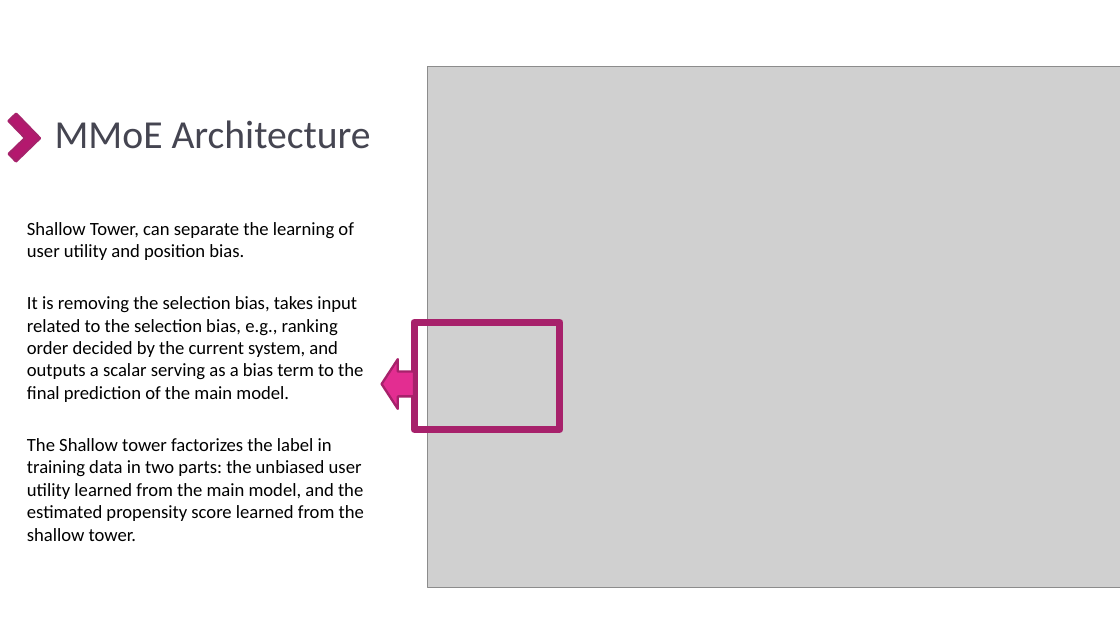
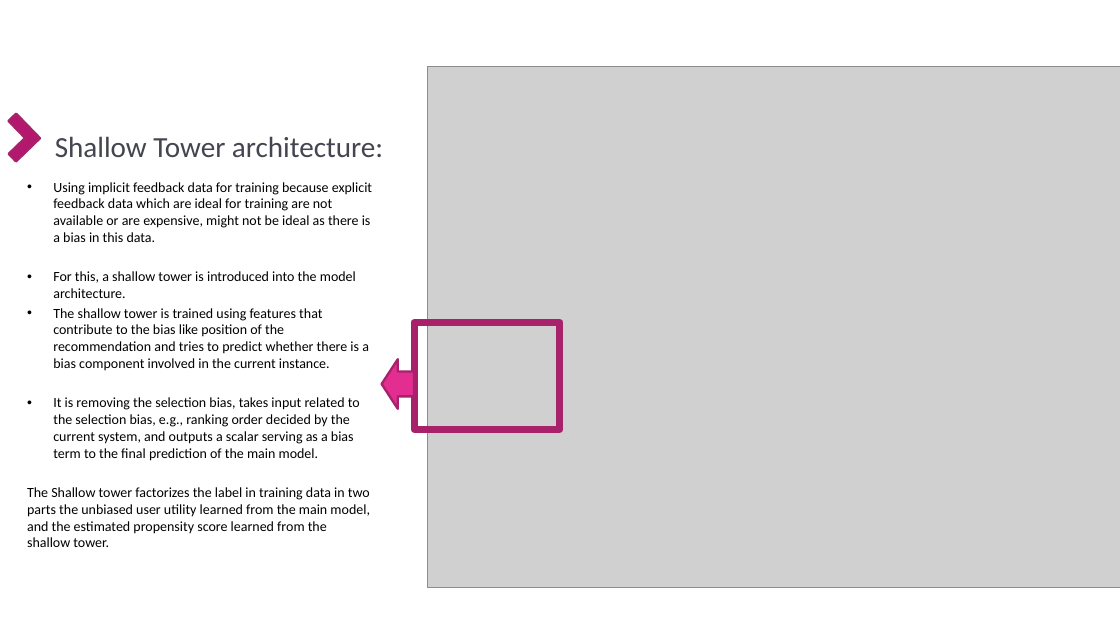
Before and after one commit to GPSV-Project/Recommendation_System, a slide deck: slide 11 of 3- Presentation/Recommendation Engine Project using MMoE.pptx (slide 8 before the commit). Drawn at 1120x630 pixels with LibreOffice and Linux fonts; fonts in the diff are those of the drawing; grey boxes stand for pictures; background and template pictures are left out. Boxes give left, top, right and bottom in pixels: in the first picture for what was removed or moved away, otherwise in the second. Text is boxed around its words. In the diff, an @@ line names an element or a change of style, - is before the commit and + after.

```diff
--- a/3- Presentation/Recommendation Engine Project using MMoE.pptx
+++ b/3- Presentation/Recommendation Engine Project using MMoE.pptx
@@ text at <box>55,136,383,157</box>: text changed; size 34 to 25 pt @@
-MMoE Architecture
+Shallow Tower architecture:
@@ text "Using implicit feedback data for ...": place and size @@
-text "Using implicit feedback data for ..." at <box>27,222,364,541</box>
+text "Using implicit feedback data for ..." at <box>27,182,372,547</box>
@@ text at <box>53,182,372,371</box>: text changed; size 16 to 12 pt @@
-Shallow Tower, can separate the learning of user utility and position bias.
+• Using implicit feedback data for training because explicit feedback data which are ideal for training are not available or are expensive, might not be ideal as there is a bias in this data.
+• For this, a shallow tower is introduced into the model architecture.
+• The shallow tower is trained using features that contribute to the bias like position of the recommendation and tries to predict whether there is a bias component involved in the current instance.
@@ text at <box>53,397,360,461</box>: size 16 to 12 pt in "It is removing the selection bias, takes ..."; bullet none to • @@
@@ text at <box>27,487,370,547</box>: text changed; size 16 to 12 pt @@
-The Shallow tower factorizes the label in training data in two parts: the unbiased user utility learned from the main model, and the estimated propensity score learned from the shallow tower.
+The Shallow tower factorizes the label in training data in two parts the unbiased user utility learned from the main model, and the estimated propensity score learned from the shallow tower.
```
Also in this commit, not shown: 8 other slides changed, 5 slides added, 11 other files.
